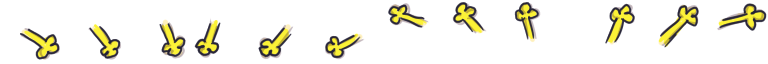
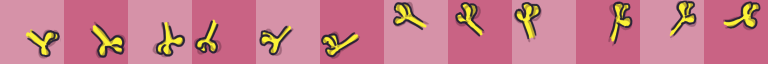
Layer changes from the first (768, 64) image to the second:
renamed "passive" to "guide", hid the group it (5 layers) over <box>0,0,768,64</box>
added group "pointive" with 2 layers above "passive" over <box>0,0,768,64</box>
added layer "line" (1st of 2, in "pointive") in group "pointive" over <box>0,0,768,64</box>
added layer "fill" (1st of 2, in "pointive") in group "pointive" over <box>0,0,768,64</box>
moved "line" (2nd of 2, in "passive") into group "passive", painted on it over <box>0,0,768,64</box>
moved "fill" (2nd of 2, in "passive") into group "passive", painted on it over <box>0,0,768,64</box>
showed group "background" (6 layers) over <box>64,0,128,64</box>
